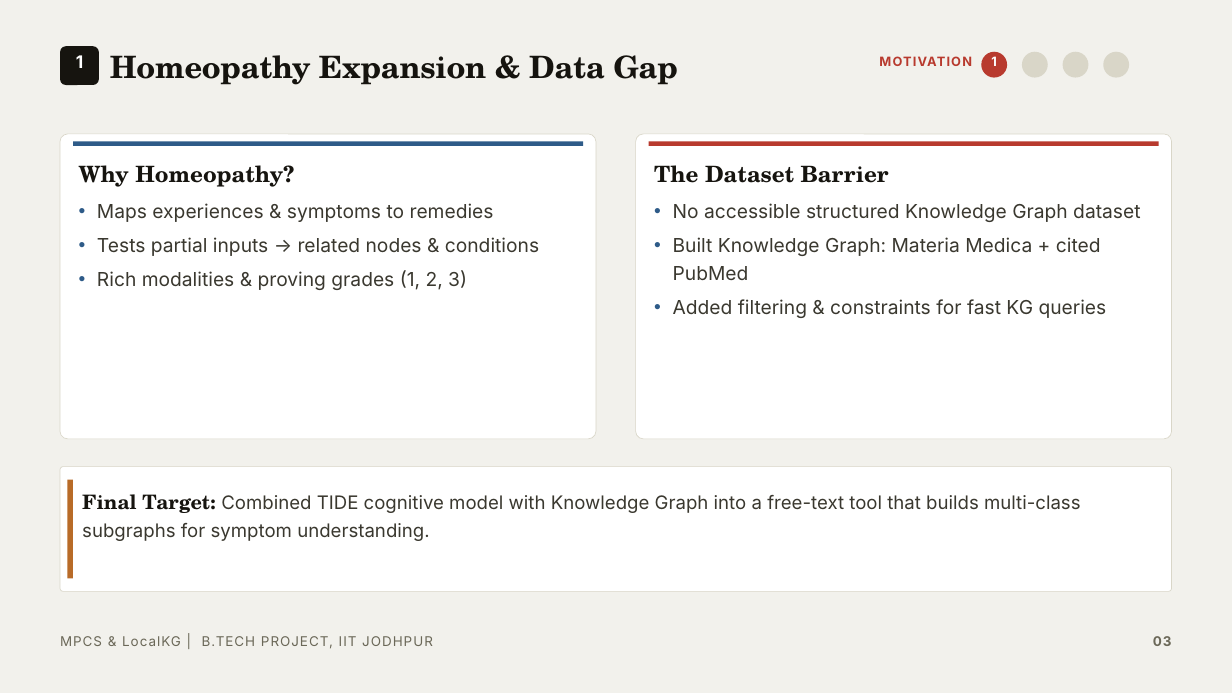
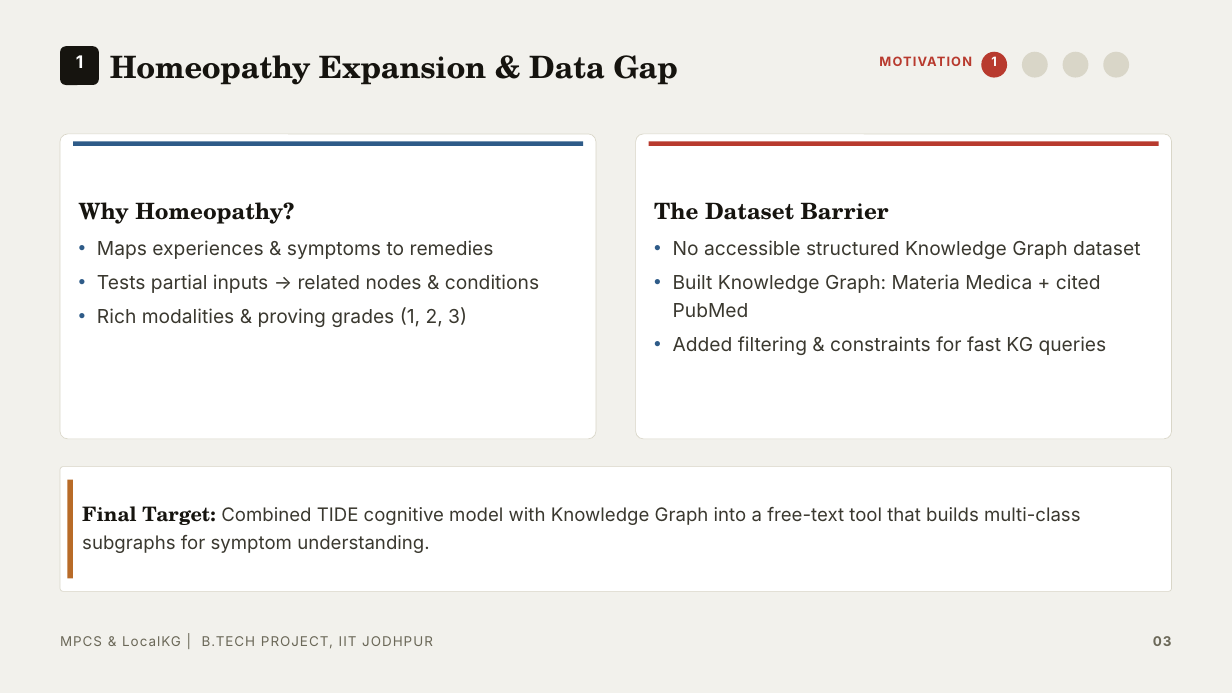
Before and after one commit to AurindumBanerjee/MPCS, a slide deck: slide 3 of report/PPT/BTP_PPT_Clean.pptx. Drawn at 1232x693 pixels with LibreOffice and Linux fonts; fonts in the diff are those of the drawing. Boxes give left, top, right and bottom in pixels: in the first picture for what was removed or moved away, otherwise in the second. Text is boxed around its words. In the diff, an @@ line names an element or a change of style, - is before the commit and + after.

```diff
--- a/report/PPT/BTP_PPT_Clean.pptx
+++ b/report/PPT/BTP_PPT_Clean.pptx
@@ text "Why Homeopathy?": place and size @@
-text "Why Homeopathy?" at bbox=[79, 165, 539, 290]
+text "Why Homeopathy?" at bbox=[79, 202, 539, 327]
@@ text "The Dataset Barrier": place and size @@
-text "The Dataset Barrier" at bbox=[654, 165, 1140, 318]
+text "The Dataset Barrier" at bbox=[654, 202, 1140, 355]
@@ text "Final Target: Combined TIDE cognitive ...": place and size @@
-text "Final Target: Combined TIDE cognitive ..." at bbox=[82, 494, 1081, 541]
+text "Final Target: Combined TIDE cognitive ..." at bbox=[82, 506, 1081, 553]
```
Also in this commit, not shown: 8 other slides changed, 1 slide added, 1 other file.
